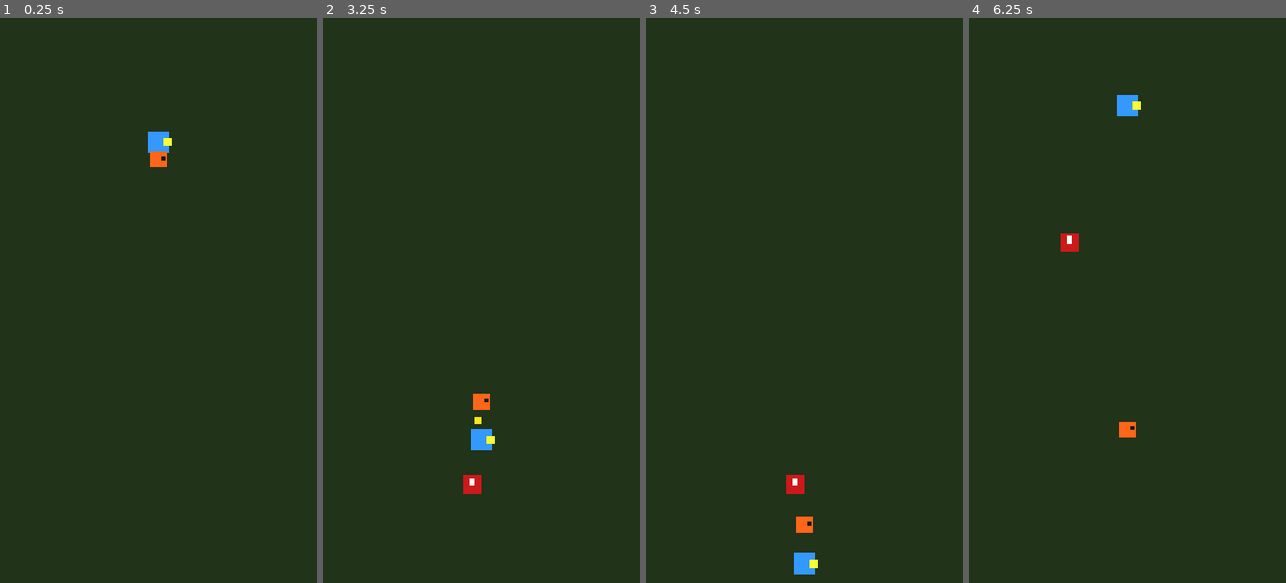
Above: before the commit, frames 1-4 (left to right).
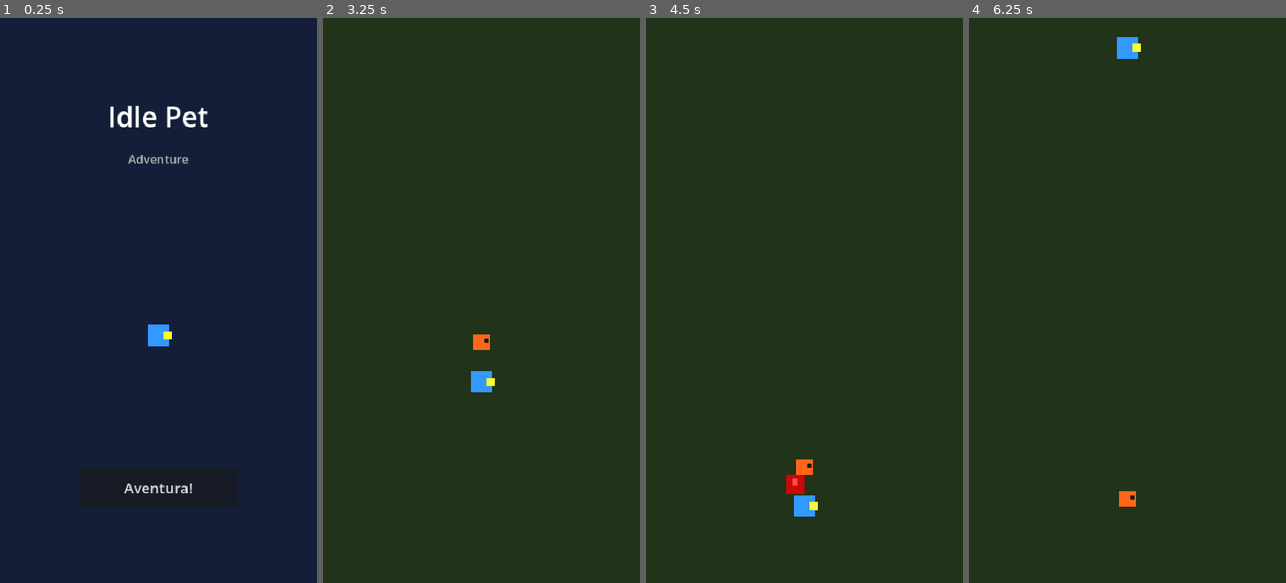
Above: after the commit, the same moments.

Repository: estebo0/idle-pet-game
Game: Godot game, scene res://scenes/Lobby.tscn
The game is run twice, just before and just after one commit, with the same random seed, the same clock (stepped at 60 frames per second) and the same inputs. Before the commit the project starts from res://scenes/World.tscn.
Inputs (mouse positions are in pixels of both pictures, inside the frame that each line leads up to):
- Up to frame 1 (0.25 s): no input
- Up to frame 2 (3.25 s): click (481, 486) at 0.5 s, where only the run after the commit has a clickable "Aventura!"
- Up to frame 3 (4.5 s): no input
- Up to frame 4 (6.25 s): no input

The runs differ from the first frame. In frame 1, 97% of the frame differs, in the area x 0-100%, y 0-100%; in frame 2, 1.0%; in frame 3, 0.9%; in frame 4, 1.0%.

Commit message:
Add lobby scene: title screen with player idle and enter button

Diff:
--- a/project.godot
+++ b/project.godot
@@ -13,7 +13,7 @@
 config/name="idle-pet-game"
 config/features=PackedStringArray("4.7", "Forward Plus")
 config/icon="res://icon.svg"
-run/main_scene="res://scenes/World.tscn"
+run/main_scene="res://scenes/Lobby.tscn"
 
 [display]
 
--- /dev/null
+++ b/scenes/Lobby.tscn
@@ -0,0 +1,44 @@
+[gd_scene load_steps=3 format=3 uid="uid://lobby00001"]
+
+[ext_resource type="Script" path="res://scripts/Lobby.gd" id="1_lobby"]
+[ext_resource type="PackedScene" uid="uid://b1player00001" path="res://scenes/Player.tscn" id="2_lobby"]
+
+[node name="Lobby" type="Node2D"]
+script = ExtResource("1_lobby")
+
+[node name="Background" type="ColorRect" parent="."]
+offset_left = 0.0
+offset_top = 0.0
+offset_right = 480.0
+offset_bottom = 854.0
+color = Color(0.08, 0.12, 0.22, 1)
+
+[node name="Title" type="Label" parent="."]
+offset_left = 0.0
+offset_top = 120.0
+offset_right = 480.0
+offset_bottom = 200.0
+theme_override_font_sizes/font_size = 42
+horizontal_alignment = 1
+text = "Idle Pet"
+
+[node name="Subtitle" type="Label" parent="."]
+offset_left = 0.0
+offset_top = 200.0
+offset_right = 480.0
+offset_bottom = 250.0
+theme_override_font_sizes/font_size = 18
+horizontal_alignment = 1
+theme_override_colors/font_color = Color(0.7, 0.7, 0.7, 1)
+text = "Adventure"
+
+[node name="Player" parent="." instance=ExtResource("2_lobby")]
+position = Vector2(240, 480)
+
+[node name="EnterButton" type="Button" parent="."]
+offset_left = 120.0
+offset_top = 680.0
+offset_right = 360.0
+offset_bottom = 740.0
+theme_override_font_sizes/font_size = 22
+text = "Aventura!"
--- /dev/null
+++ b/scripts/Lobby.gd
@@ -0,0 +1,7 @@
+extends Node2D
+
+func _ready() -> void:
+	$EnterButton.pressed.connect(_on_enter_pressed)
+
+func _on_enter_pressed() -> void:
+	get_tree().change_scene_to_file("res://scenes/World.tscn")
--- a/scripts/Player.gd
+++ b/scripts/Player.gd
@@ -2,10 +2,18 @@
 
 const SPEED = 150.0
 
+var lobby_mode: bool = false
+
+func _ready() -> void:
+	if get_parent().name == "Lobby":
+		lobby_mode = true
+
 func _process(delta: float) -> void:
+	if lobby_mode:
+		return
+
 	position.y += SPEED * delta
 
-	# Al salir por abajo vuelve por arriba
 	var screen_height = get_viewport_rect().size.y
 	if position.y > screen_height + 50:
 		position.y = -50
